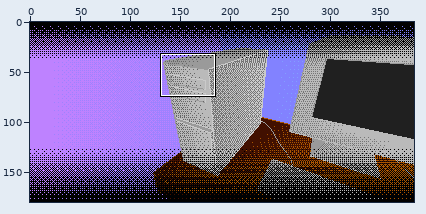
Pixel-art file -- sprites/ui/cutscene_tilemap.aseprite. Above, an overview of the earlier version with the close-up marked.
Close-up. The starting point:
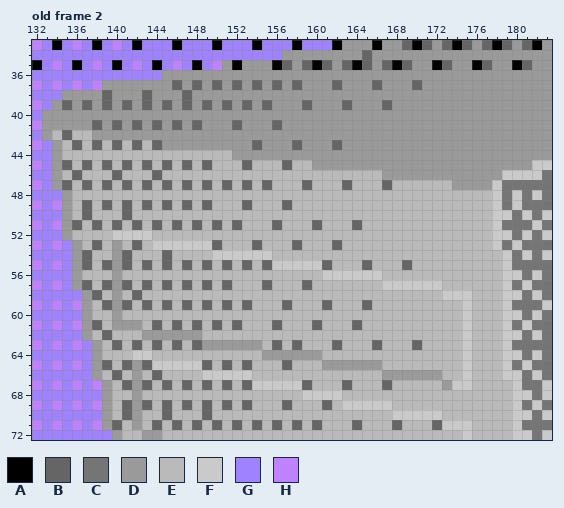
384x180 pixels, 3 frames. Colours within 5 levels of each other are drawn and written as one. Shown: old frame 2: x 132..183, y 33..72. The commit also changed other frames or places, which this record leaves out.
Visible layers, top first: "Layer 6", "Layer 4", "Layer 5", "Layer 2", "Layer 7", "Layer 3", "Layer 1" opacity 73%.
Palette (. is transparent): A #000000  B #656565  C #757575  D #9a9a9a  E #bababa  F #cacaca  G #9e82ff  H #be82ff
Pixels before, old frame 2, first column x 132:
33 HGAGHGAGHGAGGGAGGGAGGGAGGGAGGGADDDADDBABDBABDBABDBAD
34 GGGGGGGGGGGGGGGGGGGGGGGGGDDDDDDDDBDDDDDDDDDDDDDDDDDD
35 AGHGAGHGAGHGAGHGAGHDADDDABDBABDBABDBABDDABDDABDDABDD
36 GGGGGGGGGGGGGDDDDDDDDDDDDDDDDDDDDDDDDDDDDDDDDDDDDDDD
37 HGHGHGHDDDDDDDBDBDBDBDBDBDBDDDBDDDBDDDBDDDDDDDDDDDDD
38 GGGDDDDBDDDBDDDBDDDDDDDDDDDDDDDDDDDDDDDDDDDDDDDDDDDD
39 HGDBDBDBDBDBDBDBDBDBDBDBDDDBDDDBDDDBDDDDDDDDDDDDDDDD
40 GDDDDDDDDDDDDDDDDDDDDDDDDDDDDDDDDDDDDDDDDDDDDDDDDDDD
41 HDDDDDBDBDBDBDBDBDDDBDDDBDDDDDDDDDDDDDDDDDDDDDDDDDDD
42 GDEBEEDDDDDDDDDDDDDDDDDDDDDDDDDDDDDDDDDDDDDDDDDDDDDD
43 HGDEBEBEBEBEBDDDDDDDDDBDDDBDDDBDDDDDDDDDDDDDDDDDDDDD
44 GGDEEEEEEEEEEEEEEEEEDDDDDDDDDDDDDDDDDDDDDDDDDDDDDDDD
45 HGDBEBEBEBEBEBEBEBEEEBEEEBEEDDDDDDDDDDDDDDDDDDDDDDFF
46 GGDEBEEEBEEEBEEEEEEEEEEEEEEEEEEEEEEDDDDDDDDDDDDFFFFC
47 HGDBEBEBEBEBEBEBEBEBEBEBEEEBEEEBEEEBEEEEEEDDDDFCCCCC
48 GGGDEEEEEEEEEEEEEEEEEEEEEEEEEEEEEEEEEEEEEEEEEEFCFCFC
49 HGHDEBEBEBEBEBEBEBEEEBEEEBEEEEEEEEEEEEEEEEEEEEFCFCCC
50 GGGDEBEEEBEEEEEEEEEEEEEEEEEEEEEEEEEEEEEEEEEEEEFFCFCF
51 HGHDBEBEBEBEBEBEBEBEBEEEBEEEBEEEBEEEEEEEEEEEEEFCCCFC
52 GGGDEEEEFFFFEEEEEEEEEEEEEEEEEEEEEEEEEEEEEEEEEEFFCFCF
53 HGHGDEBEDEBEFFFFFFBEEEBEEEBEEEBEEEEEEEEEEEEEEEFCFCCC
54 GGGGDBEEDBEEEBEEEEFFFFFFEEEEEEEEEEEEEEEEEEEEEEEFCFCF
55 HGHGDBEBDBEBEBEBEBEBEBEBFFFFFBEEEBEEEBEEEEEEEEEFCCCC
56 GGGGDEEEDEEEEEEEEEEEEEEEEEEEEFFFFFFEEEEEEEEEEEEFFCFC
57 HGHGDBEBDBEBEBEBEBEBEEEBEEEBEEEEEEEFFFFFFEEEEEEFCFCC
58 GGGGGDBEDEBEEEEEEEEEEEEEEEEEEEEEEEEEEEEEEFFFEEEFFCFC
59 HGHGHDEBDBEBEBEBEBEBEBEEEBEEEBEEEBEEEEEEEEEFEEEFCCCF
60 GGGGGDEEDEEEEEEEEEEEEEEEEEEEEEEEEEEEEEEEEEEFEEEFFCFC
61 HGHGHDBEDDDEBEBEBEBEBEEEBEEEBEEEBEEEEEEEEEEFEEEFCFCC
62 GGGGGDEBEEEDDDDDDEEEEEEEEEEEEEEEEEEEEEEEEEEFEEEFFCFC
63 HGHGHGDEBEBEBEBEBDDDDDDEBEBEEEBEEEBEEEBEEEEFEEEFCCCC
64 GGGGGGDEEEFFEEEEEEEEEEEDDDDDDEEEEEEEEEEEEEEFEEEFFCFC
65 HGHGHGDBEBDBFFFFFBEBEBEEEBEEEDDDDDDEEEEEEEEFEEEFCFCC
66 GGGGGGDEBEDEBEEEEFFFFFEEEEEEEEEEEEEDDDDDDEEFEEEFFCFC
67 HGHGHGHDEBDBEBEBEBEBEBFFFFFBEEEBEEEBEEEEEDFFEEEEFCCF
68 GGGGGGGDEEDEEEEEEEEEEEEEEEEFFFFEEEEEEEEEEEEEEEEEFFCF
69 HGHGHGHDEBDBEBEBEBEBEBEEEBEEEBEFFFFFEEEEEEEEEEEEFCFC
70 GGGGGGGDEBDEEBEEEBEEEEEEEEEEEEEEEEEEFFFFFEEEEEEEFFCF
71 HGHGHGHDBEDEBEBEBEBEBEBEBEBEBEEEBEEEBEEEBFFFEEEEFCCC
72 GGGGGGGGDEEDDEEEEEEEEEEEEEEEEEEEEEEEEEEEEEEFEEEEFFCF
After the commit:
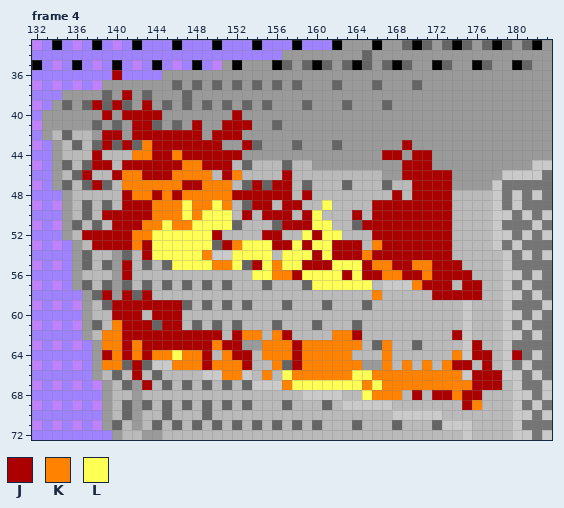
Colours new in this view: J #aa0000  K #ff8200  L #ffff55
A new or re-ordered frame is compared with the old frame closest to it.
Edits made:
frames 3 -> 5
layer "Layer 8" added
Changed rows in their new state; - is an unchanged pixel.
Frame 4 is new; against old frame 2, layer "Layer 8":
first column x 137:
36 ---J----------------------------------------
38 ----J---------------------------------------
39 -J-J--J-------------------------------------
40 --J-JJJJ-------J----------------------------
41 -----JJ----J--JJJ---------------------------
42 --JJ-JJJJJJJ-JJJ----------------------------
43 --J-J-KJJJJJJJ--J---------------J-----------
44 -J---KKJJKJJJJJJ--------------JJ-JJ---------
45 -JJ-JJJJJJKKJJJ-----------------JJJ---------
46 J--JKKJJJKKKK-JK----J-----------JJJJJ-------
47 -J--KKKKKKJJKKK--J-JJ------------JJJJ-------
48 ----JKKJKJKKKKKJJJJJJ-J--------J-JJJJ-------
49 ----JJJKKKLKKLK--JJ-JJ--L----JJJJJJJJ-------
50 --JJJJJKKKLKLLL-J-JJJ-JL---J-JJJJJJJJ-------
51 ---JJJKKLKKLLLL-----JJJLL---JJJJJJJJJ-------
52 JJJJJKKLLLLLLJ----JJ--LJLL---JJJJJJJJ-------
53 -JJJJKJLLLLLL-JKLLLJJLJLLJJJ-KJJJJJJJ-------
54 ------JLLLLLK--LLLL-LLLJLJJJKJJJJJJJJ-------
55 ----J----LLLLKKL-JLKLLJJJLLLJKKJJKKJJJ------
56 ----J------------LLKKJLLLLJLJJKKJJKJJJJ-----
57 -----------------------LLLLLL----KJJJ-JJ----
58 --J-J-J----------------------K-----JJJJJ----
59 ---JJJJJJJ----------------------------------
60 ---JJJ-JJJ----------------------------------
61 ---KJJJ-JJ----------------------------------
62 --KKJJJJJJJJJJ-JKK-KJ----KKJ---------J------
63 --KKJKJJJJJJJKJJ--KKKJKKKKKK--K--------J----
64 --JKJKJKKLKKJ-KJJ-KKKJKKKKK---K------K-JJ--J
65 --KK-J---KKKJKKKJ--K-JKKKKKK--K-K-K-KJJ-J---
66 -----J--------KK--K-LKKKKKKLLKKKKKKKKK-JJJ--
67 ------J-------------KLLLLLLLKLKKKKKKKKKJJJ--
68 ----------------------------LKKK-J-JJKJJ----
69 --------------------------------------JK----
Pixel boxes of the changes (left, top, right, bottom) in both close-ups:
changed: (82, 70, 522, 410)
